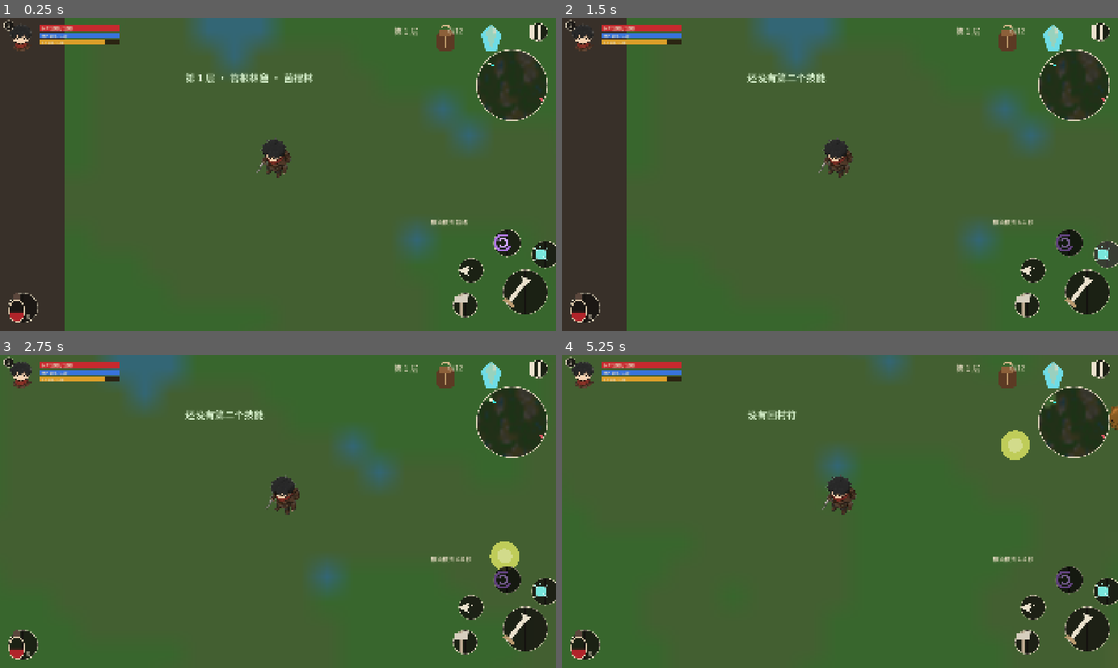
Above: before the commit, frames 1-4 (two rows, left to right).
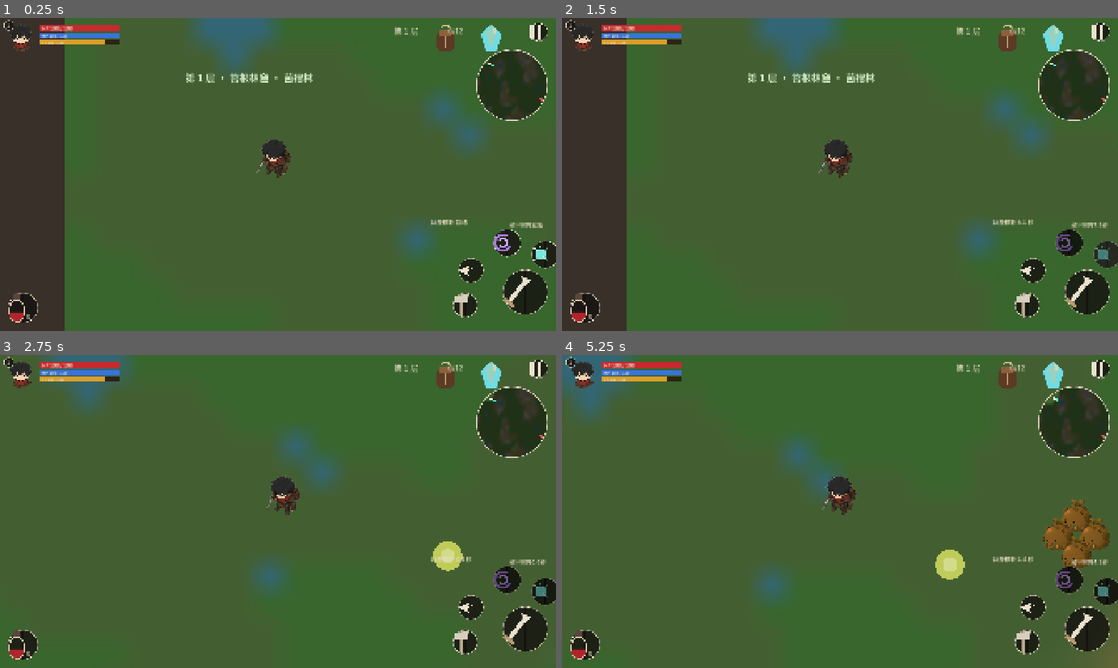
Above: after the commit, the same moments.

Repository: 7mouse/stellar-abyss-greybox
Game: Godot game, scene res://scenes/floor/floor.tscn
Same seed, same stepped clock (60 frames per second), same inputs: the game is played once before the commit and once after it. This scene is started directly instead of the project's main scene.
Inputs (mouse positions are in pixels of both pictures, inside the frame that each line leads up to):
- Up to frame 1 (0.25 s): no input
- Up to frame 2 (1.5 s): click (1067, 243) at 0.5 s; click (1106, 255) at 1.27 s
- Up to frame 3 (2.75 s): tap Enter (ui_accept) at 2, 2.27 s; move the mouse to (400, 495) at 2.02 s; hold D (move_right) from 2.03 s (still down); hold J (attack) from 2.03 s (still down); click (400, 495) at 2.17 s; tap Space (dash) at 2.3 s
- Up to frame 4 (5.25 s): move the mouse to (728, 527) at 2.77 s; release D (move_right) at 2.78 s; release J (attack) at 2.78 s; hold S (move_down) 2.78-3.53 s; tap Space (dash) at 2.85 s; click (728, 527) at 2.92 s; tap Enter (ui_accept) at 3.02, 4.52 s; tap R (recall) at 3.05 s; move the mouse to (895, 442) at 3.52 s; hold D (move_right) 3.53-4.28 s; hold R (recall) 3.53-4.28 s; click (895, 442) at 3.67 s; tap Q at 3.8, 4.35 s; move the mouse to (812, 574) at 4.27 s; hold W (move_up) 4.28-5.03 s; click (812, 574) at 4.42 s; tap J (attack) at 4.55 s; move the mouse to (1006, 558) at 5.02 s; hold A (move_left) from 5.03 s (still down); hold J (attack) from 5.03 s (still down); click (1006, 558) at 5.17 s

The runs differ from the first frame. In frame 1, 0.1% of the frame differs, in the area x 77-98%, y 64-68%; in frame 2, 0.7%; in frame 3, 6.3%, in the area x 8-100%, y 0-81%; in frame 4, 6.0%.

Commit message:
技能：破甲突刺、重击标记和孢子菇后撤
技能 2 绑到键盘 R 和手柄 RB，物理按键优先突刺，回村动作事件仍可用。回身横斩、破甲突刺和普攻第 3 段记为重击。

Co-authored-by: Mr.mouse <7mouse@users.noreply.github.com>

Diff:
--- a/autoload/game.gd
+++ b/autoload/game.gd
@@ -14,6 +14,7 @@
 var player_stats: PlayerStats = preload("res://data/player_stats.tres")
 var attacks: Array[AttackData] = [preload("res://data/attacks/light_1.tres"), preload("res://data/attacks/light_2.tres"), preload("res://data/attacks/light_3.tres")]
 var skill: AttackData = preload("res://data/attacks/skill_sweep.tres")
+var skill2: AttackData = preload("res://data/attacks/skill_thrust.tres")
 var enemies := {"mushling": preload("res://data/enemies/mushling.tres"), "rootshot": preload("res://data/enemies/rootshot.tres"), "shellbug": preload("res://data/enemies/shellbug.tres")}
 var floors: Array[FloorData] = [preload("res://data/floors/floor_1.tres"), preload("res://data/floors/floor_2.tres"), preload("res://data/floors/floor_3.tres")]
 var affixes := {"frenzy": preload("res://data/guards/affix_frenzy.tres"), "summon": preload("res://data/guards/affix_summon.tres"), "hardshell": preload("res://data/guards/affix_hardshell.tres"), "spore": preload("res://data/guards/affix_spore.tres")}
@@ -291,6 +292,8 @@
 	_action("attack", [KEY_J], [JOY_BUTTON_X], -1, 0.0, MOUSE_BUTTON_LEFT)
 	_action("dash", [KEY_SPACE, KEY_SHIFT], [JOY_BUTTON_A])
 	_action("skill", [KEY_K, KEY_Q], [JOY_BUTTON_Y], -1, 0.0, MOUSE_BUTTON_RIGHT)
+	## 与 recall 共用 R / RB。物理按键优先技能 2；只发 recall 动作事件时仍回村。
+	_action("skill2", [KEY_R], [JOY_BUTTON_RIGHT_SHOULDER])
 	_action("interact", [KEY_E, KEY_F], [JOY_BUTTON_B])
 	_action("recall", [KEY_R], [JOY_BUTTON_RIGHT_SHOULDER])
 	_action("debug_toggle", [KEY_F1, KEY_QUOTELEFT], [JOY_BUTTON_BACK])
--- a/data/attacks/light_3.tres
+++ b/data/attacks/light_3.tres
@@ -12,6 +12,7 @@
 recovery = 0.22
 attack_range = 110.0
 arc_deg = 160.0
+is_heavy = true
 knockback = 140.0
 cooldown = 0.0
 stagger_sec = 0.0
--- a/data/attacks/skill_sweep.tres
+++ b/data/attacks/skill_sweep.tres
@@ -5,7 +5,8 @@
 [resource]
 script = ExtResource("s")
 id = "skill_sweep"
-display_name = "根须横扫"
+display_name = "回身横斩"
+is_heavy = true
 damage = 40
 windup = 0.2
 active = 0.1
--- /dev/null
+++ b/data/attacks/skill_thrust.tres
@@ -0,0 +1,23 @@
+[gd_resource type="Resource" script_class="AttackData" format=3]
+
+[ext_resource type="Script" path="res://scripts/resources/attack_data.gd" id="s"]
+
+[resource]
+script = ExtResource("s")
+id = "skill_thrust"
+display_name = "破甲突刺"
+damage = 30
+windup = 0.25
+active = 0.12
+recovery = 0.3
+attack_range = 180.0
+arc_deg = 0.0
+width = 60.0
+lunge_px = 140.0
+poise_dmg_mult = 3.0
+is_heavy = true
+knockback = 100.0
+cooldown = 8.0
+stagger_sec = 0.3
+hitstop_sec = 0.05
+combo_reset = 0.6
--- a/data/enemies/mushling.tres
+++ b/data/enemies/mushling.tres
@@ -6,7 +6,9 @@
 [resource]
 script = ExtResource("s")
 id = "mushling"
-display_name = "菌菇小鬼"
+display_name = "发芽野猪"
+attack_active = 0.12
+recover_sec = 0.35
 max_hp = 30
 damage = 6
 move_speed = 170.0
--- a/data/enemies/rootshot.tres
+++ b/data/enemies/rootshot.tres
@@ -6,7 +6,10 @@
 [resource]
 script = ExtResource("s")
 id = "rootshot"
-display_name = "根须射手"
+display_name = "根须孢子菇"
+attack_active = 0.12
+recover_sec = 0.35
+retreat_cd = 3.0
 max_hp = 22
 damage = 5
 move_speed = 120.0
--- a/data/enemies/shellbug.tres
+++ b/data/enemies/shellbug.tres
@@ -6,7 +6,7 @@
 [resource]
 script = ExtResource("s")
 id = "shellbug"
-display_name = "硬壳甲虫"
+display_name = "史莱姆"
 max_hp = 70
 damage = 12
 move_speed = 80.0
--- a/scenes/actors/enemy_base.gd
+++ b/scenes/actors/enemy_base.gd
@@ -39,6 +39,9 @@
 var invulnerable := false
 var aggro := true
 var _lunge_left := 0.0
+var retreat_cd_left := 0.0
+var retreat_left := 0.0
+var retreats := 0 ## 被贴近后撤的次数（冷却内不再次触发）
 var feel_flash_t := 0.0
 var feel_moss := false
 var _windup_started := 0.0
@@ -153,6 +156,7 @@
 	slow_left = maxf(0.0, slow_left - delta)
 	hz_slow_left = maxf(0.0, hz_slow_left - delta)
 	cooldown = maxf(0.0, cooldown - delta)
+	retreat_cd_left = maxf(0.0, retreat_cd_left - delta)
 	if target == null or not is_instance_valid(target):
 		var ps := get_tree().get_nodes_in_group("player")
 		target = ps[0] if not ps.is_empty() else null
@@ -273,6 +277,17 @@
 	facing = to.normalized() if dist > 1 else facing
 	var dir := nav_dir(target.global_position, delta)
 	if data.id == "rootshot":
+		if data.retreat_cd > 0.0 and dist <= 160.0 and retreat_cd_left <= 0.0 and retreat_left <= 0.0:
+			retreat_left = 90.0
+			retreat_cd_left = data.retreat_cd
+			retreats += 1
+		if retreat_left > 0.0:
+			var away := -to.normalized() if dist > 1.0 else -facing
+			var step := minf(retreat_left, speed() * delta)
+			retreat_left -= step
+			move_and_collide(away * step)
+			velocity = Vector2.ZERO
+			return
 		if dist < data.keep_distance:
 			dir = nav_dir(global_position - to.normalized() * 160.0, delta) ## 后退目标点同样走导航
 		elif dist <= data.attack_range:
@@ -356,7 +371,10 @@
 	if hp <= 0:
 		_die()
 		return true
-	poise_acc += real
+	var poise_mult := 1.0
+	if src and src.get("poise_dmg_mult") != null:
+		poise_mult = float(src.poise_dmg_mult)
+	poise_acc += real * poise_mult
 	if poise_acc >= poise or stagger > 0.0:
 		poise_acc = 0.0
 		hitbox.end()
--- a/scenes/actors/guard.gd
+++ b/scenes/actors/guard.gd
@@ -1,6 +1,6 @@
 class_name Guard
 extends EnemyBase
-## 层主 = 敌人模板 × 词缀 × 配色。词缀：狂暴（攻速 +30%）、召唤（每 10 秒 2 只菌菇小鬼）、硬壳（poise +100%，背后受伤 ×1.5）、孢子（重砸后落点留 2 秒孢子云）
+## 层主 = 敌人模板 × 词缀 × 配色。词缀：狂暴（攻速 +30%）、召唤（每 10 秒 2 只发芽野猪）、硬壳（poise +100%，背后受伤 ×1.5）、孢子（重砸后落点留 2 秒孢子云）
 ## 二阶段：HP 降到 phase2_hp_ratio 时 1 秒演出（无敌），之后加 phase2_affix
 ## T4 接线：冲撞预警线出现的那一帧调用 hook_charge_telegraph(预警线节点)。
 ## 当前层主还没有冲撞，普通前摇不会自动调用。
--- a/scenes/actors/player.gd
+++ b/scenes/actors/player.gd
@@ -39,6 +39,9 @@
 var phase_t := 0.0
 var attack_buffered := false
 var skill_cd_left := 0.0
+var skill2_cd_left := 0.0
+var _lunge_left := 0.0
+var _lunge_dir := Vector2.RIGHT
 var hurt_t := 0.0
 var kb_vel := Vector2.ZERO
 var _mouse_aim_t := -10.0
@@ -182,6 +185,8 @@
 		try_attack()
 	elif e.is_action_pressed("skill"):
 		try_skill()
+	elif e.is_action_pressed("skill2"):
+		try_skill2()
 
 # ---------- 动作 ----------
 func try_attack() -> bool:
@@ -216,6 +221,24 @@
 	phase = "windup"
 	phase_t = 0.0
 	skill_cd_left = skill_cooldown()
+	_lunge_left = 0.0
+	return true
+
+func try_skill2() -> bool:
+	if state in [S.DEAD, S.HURT, S.DASH, S.SKILL] or skill2_cd_left > 0.0:
+		return false
+	if Game.skill2 == null:
+		return false
+	if state == S.ATTACK:
+		hitbox.end()
+	_update_facing()
+	atk = Game.skill2
+	NoiseBus.emit_kind(global_position, "combat")
+	state = S.SKILL
+	phase = "windup"
+	phase_t = 0.0
+	_lunge_left = 0.0
+	skill2_cd_left = Game.skill2.cooldown
 	return true
 
 func try_dash() -> bool:
@@ -272,6 +295,7 @@
 	dash_iframe_left = maxf(0.0, dash_iframe_left - delta)
 	hit_flash_t = maxf(0.0, hit_flash_t - delta)
 	skill_cd_left = maxf(0.0, skill_cd_left - delta)
+	skill2_cd_left = maxf(0.0, skill2_cd_left - delta)
 	combo_timer = maxf(0.0, combo_timer - delta)
 	for k in dash_cd.size():
 		dash_cd[k] = maxf(0.0, dash_cd[k] - delta)
@@ -325,19 +349,36 @@
 func _tick_attack(delta: float) -> void:
 	phase_t += delta
 	var seg := combo_i if state == S.ATTACK else -1
+	var active_dt := 0.0
 	if phase == "windup" and phase_t >= atk.windup:
 		phase = "active"
 		phase_t -= atk.windup
+		active_dt = minf(phase_t, atk.active)
 		hitbox.knockback = atk.knockback
 		hitbox.stagger_sec = atk.stagger_sec
 		hitbox.slow_sec = float(mods.get("skill_slow_sec", 0)) if state == S.SKILL else 0.0
 		HitFeedback.begin_swing()
 		hitbox.begin(attack_damage(atk, seg), atk.attack_range, atk.arc_deg, facing)
+		hitbox.width = atk.width
+		hitbox.poise_dmg_mult = atk.poise_dmg_mult
+		hitbox.is_heavy = atk.is_heavy
+		if atk.lunge_px > 0.0:
+			_lunge_left = atk.lunge_px
+			_lunge_dir = facing
 		hitbox.check()
+	elif phase == "active":
+		active_dt = delta
+		if phase_t >= atk.active:
+			active_dt = maxf(0.0, delta - (phase_t - atk.active))
+	if phase == "active" and _lunge_left > 0.0 and active_dt > 0.0 and atk.lunge_px > 0.0:
+		var step := minf(_lunge_left, atk.lunge_px / atk.active * active_dt)
+		var col := move_and_collide(_lunge_dir * step)
+		_lunge_left -= step if col == null else col.get_travel().length()
 	if phase == "active" and phase_t >= atk.active:
 		phase = "recovery"
 		phase_t -= atk.active
 		hitbox.end()
+		_lunge_left = 0.0
 	if phase == "recovery" and phase_t >= atk.recovery:
 		if state == S.ATTACK:
 			var finished := combo_i
--- a/scenes/combat/hitbox.gd
+++ b/scenes/combat/hitbox.gd
@@ -14,6 +14,9 @@
 var dir := Vector2.RIGHT
 var stagger_sec := 0.0
 var slow_sec := 0.0
+var width := 0.0 ## >0：朝向矩形（长 radius、宽 width）
+var poise_dmg_mult := 1.0
+var is_heavy := false
 var source: Node
 var source_name := ""
 var active := false
@@ -26,6 +29,9 @@
 	radius = p_radius
 	arc_deg = p_arc
 	dir = p_dir.normalized() if p_dir.length() > 0.01 else Vector2.RIGHT
+	width = 0.0
+	poise_dmg_mult = 1.0
+	is_heavy = false
 	hit.clear()
 	active = true
 
@@ -52,7 +58,8 @@
 			continue
 		if hit_once_per_target and hit.has(hb.owner_actor):
 			continue
-		if hb.overlaps_sector(global_position, dir, radius, arc_deg):
+		var overlapped: bool = hb.overlaps_rect(global_position, dir, radius, width) if width > 0.0 else hb.overlaps_sector(global_position, dir, radius, arc_deg)
+		if overlapped:
 			hit[hb.owner_actor] = true
 			var kb_len := knockback
 			var event := ""
@@ -71,7 +78,14 @@
 		for p in get_tree().get_nodes_in_group("projectiles"):
 			if is_instance_valid(p) and p.team != team:
 				var d: Vector2 = p.global_position - global_position
-				if d.length() <= radius + p.radius and (arc_deg >= 360.0 or absf(rad_to_deg(dir.angle_to(d))) <= arc_deg / 2.0 + 15.0):
+				var in_vol := false
+				if width > 0.0:
+					var along := d.dot(dir)
+					var side := absf(d.dot(Vector2(-dir.y, dir.x)))
+					in_vol = along >= -p.radius and along <= radius + p.radius and side <= width * 0.5 + p.radius
+				else:
+					in_vol = d.length() <= radius + p.radius and (arc_deg >= 360.0 or absf(rad_to_deg(dir.angle_to(d))) <= arc_deg / 2.0 + 15.0)
+				if in_vol:
 					p.destroy()
 
 func _draw() -> void:
--- a/scenes/combat/hurtbox.gd
+++ b/scenes/combat/hurtbox.gd
@@ -21,6 +21,14 @@
 
 func overlaps_circle(c: Vector2, r: float) -> bool:
 	return _norm(c).length() <= r + rx
+
+## 朝向矩形：从 origin 沿 dir 长 length、宽 width，椭圆按半径外扩
+func overlaps_rect(origin: Vector2, dir: Vector2, length: float, width: float) -> bool:
+	var axis := dir.normalized() if dir.length() > 0.01 else Vector2.RIGHT
+	var d := global_position - origin
+	var along := d.dot(axis)
+	var side := absf(d.dot(Vector2(-axis.y, axis.x)))
+	return along >= -rx and along <= length + rx and side <= width * 0.5 + ry
 
 func overlaps_sector(origin: Vector2, dir: Vector2, r: float, arc_deg: float) -> bool:
 	var d := global_position - origin
--- a/scenes/floor/floor.gd
+++ b/scenes/floor/floor.gd
@@ -516,10 +516,16 @@
 		hold_t = 0.0
 		it.cb.call()
 
+## 物理 R / RB 同时绑了技能 2 和回村符。技能 2 吃掉这次按键；单独的 recall 动作事件仍回村。
+func skill2_takes_key(e: InputEvent) -> bool:
+	if e is InputEventAction:
+		return e.action == "skill2"
+	return e.is_action("skill2")
+
 func _unhandled_input(e: InputEvent) -> void:
 	if get_tree().paused:
 		return
-	if e.is_action_pressed("recall"):
+	if e.is_action_pressed("recall") and not skill2_takes_key(e):
 		try_recall()
 	elif channeling and e.is_action_pressed("ui_cancel"):
 		interrupt_recall()
--- a/scenes/ui/hud.gd
+++ b/scenes/ui/hud.gd
@@ -23,6 +23,7 @@
 var info: Label
 var skill_box: Control
 var skill_label: Label
+var skill2_label: Label
 var prompt: Label
 var toast: Label
 var boss_back: ColorRect
@@ -115,9 +116,10 @@
 	heavy_btn = _btn(Vector2(1564, 948), Vector2(86, 86), "heavy", func(): show_toast("还没有重攻击"))
 	dash_btn = _btn(Vector2(1584, 828), Vector2(86, 86), "dash", _press_dash)
 	skill_box = _btn(Vector2(1704, 728), Vector2(96, 96), "skill", _press_skill)
-	skill2_btn = _btn(Vector2(1836, 768), Vector2(96, 96), "skill2", func(): show_toast("还没有第二个技能"))
+	skill2_btn = _btn(Vector2(1836, 768), Vector2(96, 96), "skill2", _press_skill2)
 	attack_btn = _btn(Vector2(1736, 868), Vector2(156, 156), "attack", _press_attack)
 	skill_label = UI.label(self, "", Vector2(1488, 688), 20, CREAM)
+	skill2_label = UI.label(self, "", Vector2(1760, 700), 18, CREAM)
 
 func _icon(parent: Node, name: String, pos: Vector2, px: float) -> TextureRect:
 	var t := TextureRect.new()
@@ -200,6 +202,11 @@
 		return
 	player.try_skill()
 
+func _press_skill2() -> void:
+	if _we_paused or player == null:
+		return
+	player.try_skill2()
+
 func show_boss(g: Node) -> void:
 	var on := g != null and is_instance_valid(g)
 	boss_back.visible = on
@@ -227,9 +234,16 @@
 	hp_text.text = "HP %d / %d" % [player.hp, player.max_hp]
 	level_label.text = str(Game.level())
 	var cd := player.skill_cd_left
-	skill_label.text = "根须横扫 " + ("就绪" if cd <= 0.0 else "%.1f 秒" % cd)
+	var name1 := Game.skill.display_name if Game.skill else "技能"
+	skill_label.text = name1 + " " + ("就绪" if cd <= 0.0 else "%.1f 秒" % cd)
 	if skill_box is CanvasItem:
 		skill_box.modulate = Color.WHITE if cd <= 0.0 else Color(0.55, 0.55, 0.55)
+	var cd2 := player.skill2_cd_left
+	var name2 := Game.skill2.display_name if Game.skill2 else "技能 2"
+	if skill2_label:
+		skill2_label.text = name2 + " " + ("就绪" if cd2 <= 0.0 else "%.1f 秒" % cd2)
+	if skill2_btn:
+		skill2_btn.modulate = Color.WHITE if cd2 <= 0.0 else Color(0.55, 0.55, 0.55)
 	if dash_btn:
 		dash_btn.modulate = Color.WHITE if player.charges_ready() > 0 else Color(0.45, 0.45, 0.45)
 	var r := Game.run
--- a/scripts/debug_panel.gd
+++ b/scripts/debug_panel.gd
@@ -42,6 +42,8 @@
 	for a in g.attacks:
 		_section("攻击", a.display_name, a)
 	_section("攻击", g.skill.display_name, g.skill)
+	if g.skill2:
+		_section("攻击", g.skill2.display_name, g.skill2)
 	for id in g.enemies:
 		_section("敌人：" + g.enemies[id].display_name, g.enemies[id].display_name, g.enemies[id])
 	for fd in g.floors:
@@ -394,7 +396,7 @@
 
 func export_all() -> Array:
 	var out := []
-	var list: Array = [load("res://data/aggro_rules.tres"), Game.player_stats, Game.skill, Game.clues, Lineage.legacy_rules, Lineage.vault_rules, Lineage.meta_rules, Game.recall]
+	var list: Array = [load("res://data/aggro_rules.tres"), Game.player_stats, Game.skill, Game.skill2, Game.clues, Lineage.legacy_rules, Lineage.vault_rules, Lineage.meta_rules, Game.recall]
 	list += Game.attacks
 	list += Game.enemies.values()
 	list += Game.floors
--- a/scripts/input_glyph.gd
+++ b/scripts/input_glyph.gd
@@ -30,6 +30,5 @@
 static func skill() -> String:
 	return "Y" if device == "pad" else "K"
 
-## T2 会把技能 2「破甲突刺」绑到这组键。现在还没有这个动作，提示先按这里显示。
 static func skill2() -> String:
 	return "RB" if device == "pad" else "R"
--- a/scripts/resources/attack_data.gd
+++ b/scripts/resources/attack_data.gd
@@ -10,6 +10,10 @@
 @export var recovery := 0.16
 @export var attack_range := 90.0
 @export var arc_deg := 120.0 ## ≥360 表示以自身为圆心的圆
+@export var width := 0.0 ## >0 时判定改为朝向矩形：长 attack_range、宽 width，穿透路径上的敌人
+@export var lunge_px := 0.0 ## 判定期间沿朝向前冲的距离；冲刺中没有无敌
+@export var poise_dmg_mult := 1.0 ## 削韧倍率（伤害 × 此值累进 poise）
+@export var is_heavy := false ## 重击：普攻第 3 段、技能 1、技能 2
 @export var knockback := 0.0
 @export var cooldown := 0.0
 @export var hitstop_sec := 0.05
--- a/scripts/resources/enemy_data.gd
+++ b/scripts/resources/enemy_data.gd
@@ -16,11 +16,12 @@
 @export var color := Color(0.8, 0.5, 0.3)
 @export var size := Vector2(40, 48)
 @export_group("行为")
-@export var lunge_distance := 110.0 ## 菌菇小鬼冲撞
+@export var lunge_distance := 110.0 ## 发芽野猪扑撞
 @export var lunge_time := 0.15
-@export var keep_distance := 320.0 ## 射手保持距离
+@export var keep_distance := 320.0 ## 孢子菇保持距离
 @export var projectile_speed := 320.0
-@export var slam_arc_deg := 100.0 ## 甲虫重砸扇形
-@export var attack_active := 0.12
+@export var slam_arc_deg := 100.0 ## 史莱姆重拍扇形
+@export var attack_active := 0.12 ## 判定时长；野猪扑撞仍走 lunge_time
 @export var recover_sec := 0.35
 @export var hurt_sec := 0.3
+@export var retreat_cd := 0.0 ## 孢子菇被贴近后撤一次的冷却；0 = 不后撤
--- a/tests/test_runner.gd
+++ b/tests/test_runner.gd
@@ -76,6 +76,7 @@
 	test_save()
 	await test_player()
 	await test_attacks()
+	await test_skill2()
 	await test_enemies()
 	await test_guards_and_exit()
 	await test_boons()
@@ -460,9 +461,115 @@
 	p.try_skill()
 	await until(func(): return not (p.state == Player.S.SKILL))
 	await frames(2)
-	check(b3 - e.hp == 40 and p.skill_cd_left > 5.0, "根须横扫造成 40 伤害，进入 6 秒冷却")
+	check(b3 - e.hp == 40 and p.skill_cd_left > 5.0, "回身横斩造成 40 伤害，进入 6 秒冷却")
 	check("秒" in hud.skill_text(), "技能冷却显示在 HUD：%s" % hud.skill_text())
 	check(not p.try_skill(), "冷却中不能再放")
+
+func test_skill2() -> void:
+	print("== T2 破甲突刺 / 重击 / 后撤 ==")
+	if arena and is_instance_valid(arena):
+		arena.queue_free()
+		await frames(2)
+	Lineage.wipe()
+	plain()
+	Game.run = null
+	check(Game.attacks[0].is_heavy == false and Game.attacks[1].is_heavy == false and Game.attacks[2].is_heavy and Game.skill.is_heavy and Game.skill2.is_heavy, "is_heavy 只在普攻第 3 段、回身横斩、破甲突刺上为 true")
+	check(Game.skill.display_name == "回身横斩" and Game.skill2.display_name == "破甲突刺" and is_equal_approx(Game.skill2.cooldown, 8.0) and is_equal_approx(Game.skill2.lunge_px, 140.0) and is_equal_approx(Game.skill2.poise_dmg_mult, 3.0) and is_equal_approx(Game.skill2.width, 60.0), "技能 2：破甲突刺，冷却 8、位移 140、削韧 ×3、宽 60")
+	check(is_equal_approx(Game.enemies.mushling.attack_active, 0.12) and is_equal_approx(Game.enemies.mushling.recover_sec, 0.35) and is_equal_approx(Game.enemies.rootshot.recover_sec, 0.35) and is_equal_approx(Game.enemies.rootshot.retreat_cd, 3.0), "野猪/孢子菇的判定和后摇沿用原默认，孢子菇后撤冷却 3 秒")
+	var key_ok := false
+	var joy_ok := false
+	for ev in InputMap.action_get_events("skill2"):
+		if ev is InputEventKey and ev.physical_keycode == KEY_R:
+			key_ok = true
+		if ev is InputEventJoypadButton and ev.button_index == JOY_BUTTON_RIGHT_SHOULDER:
+			joy_ok = true
+	check(key_ok and joy_ok, "技能 2：键盘 R，手柄 RB")
+	await make_arena()
+	var floor_probe = load("res://scenes/floor/floor.gd").new()
+	var key_ev := InputEventKey.new()
+	key_ev.physical_keycode = KEY_R
+	key_ev.pressed = true
+	var recall_ev := InputEventAction.new()
+	recall_ev.action = "recall"
+	recall_ev.pressed = true
+	check(floor_probe.skill2_takes_key(key_ev) and not floor_probe.skill2_takes_key(recall_ev), "物理 R 交给技能 2；单独的 recall 动作事件仍可回村")
+	floor_probe.free()
+	var p := await make_player()
+	p.facing = Vector2.RIGHT
+	p.sim_aim = Vector2.RIGHT
+	p.sim_move = Vector2.ZERO
+	var action := InputEventAction.new()
+	action.action = "skill2"
+	action.pressed = true
+	p._unhandled_input(action)
+	check(p.state == Player.S.SKILL and p.atk == Game.skill2 and p.skill2_cd_left > 7.5 and p.iframe_left <= 0.0, "skill2 动作进入破甲突刺，冷却从 8 秒起，位移中没有无敌")
+	check(not p.try_skill2(), "技能 2 冷却中不能再放")
+	var origin := p.global_position
+	await until(func(): return p.state != Player.S.SKILL)
+	var travelled := p.global_position.distance_to(origin)
+	check(absf(travelled - 140.0) <= 5.0, "技能 2 位移 %.1f px（140±5）" % travelled)
+	await secs(0.2)
+	p.global_position = Vector2.ZERO
+	p.skill2_cd_left = 0.0
+	var a := await make_enemy("mushling", Vector2(50, 0), 500)
+	var b := await make_enemy("mushling", Vector2(130, 8), 500)
+	a.aggro = false
+	b.aggro = false
+	a.set_physics_process(false)
+	b.set_physics_process(false)
+	var ha := a.hp
+	var hb := b.hp
+	p.try_skill2()
+	await until(func(): return p.state != Player.S.SKILL)
+	check(ha - a.hp == 30 and hb - b.hp == 30, "技能 2 穿透路径上的两个敌人，各 30 伤害（%d / %d）" % [ha - a.hp, hb - b.hp])
+	p.global_position = Vector2.ZERO
+	p.skill2_cd_left = 0.0
+	var saved_stagger := Game.skill2.stagger_sec
+	Game.skill2.stagger_sec = 0.0
+	var soft := await make_enemy("shellbug", Vector2(70, 0), 999)
+	var hard := await make_enemy("shellbug", Vector2(70, 16), 999)
+	soft.aggro = false
+	hard.aggro = false
+	soft.set_physics_process(false)
+	hard.set_physics_process(false)
+	soft.poise = 89.0
+	soft.poise_acc = 0.0
+	hard.poise = 91.0
+	hard.poise_acc = 0.0
+	p.try_skill2()
+	await until(func(): return p.state != Player.S.SKILL)
+	check(soft.state == EnemyBase.S.HURT and hard.state != EnemyBase.S.HURT and is_equal_approx(hard.poise_acc, 90.0), "技能 2 削韧 30×3=90：poise 89 硬直，poise 91 累进 %.0f" % hard.poise_acc)
+	var src := Src.new()
+	arena.add_child(src)
+	var plain_bug := await make_enemy("shellbug", Vector2(-200, 0), 999)
+	plain_bug.aggro = false
+	plain_bug.set_physics_process(false)
+	plain_bug.poise = 91.0
+	plain_bug.take_hit(30, src, Vector2.ZERO)
+	check(plain_bug.state != EnemyBase.S.HURT and is_equal_approx(plain_bug.poise_acc, 30.0) and is_equal_approx(hard.poise_acc / plain_bug.poise_acc, 3.0), "同样 30 伤害，普攻削韧是技能 2 的 1/3")
+	Game.skill2.stagger_sec = saved_stagger
+	# 孢子菇被贴近后撤一次，3 秒内不再次
+	for e in [a, b, soft, hard, plain_bug]:
+		if is_instance_valid(e):
+			e.queue_free()
+	await frames(2)
+	p.global_position = Vector2.ZERO
+	var rs := await make_enemy("rootshot", Vector2(100, 0))
+	rs.cooldown = 99.0
+	rs.aggro = true
+	rs.target = p
+	await secs(0.9)
+	var n1 := rs.retreats
+	var away := rs.global_position.distance_to(p.global_position) > 140.0
+	rs.retreat_left = 0.0
+	rs.global_position = p.global_position + Vector2(80, 0)
+	await secs(0.4)
+	var n2 := rs.retreats
+	rs.retreat_cd_left = 0.0
+	rs.retreat_left = 0.0
+	rs.global_position = p.global_position + Vector2(80, 0)
+	await secs(0.4)
+	check(n1 == 1 and away and n2 == 1 and rs.retreats == 2, "孢子菇贴近后撤 1 次（冷却内不再次，冷却结束再撤）：%d → %d → %d" % [n1, n2, rs.retreats])
 
 # ---------------- T4 敌人 ----------------
 func test_enemies() -> void:
@@ -524,8 +631,8 @@
 	f.player.try_attack()
 	await secs(0.3)
 	f.player.sim_aim = Vector2.ZERO
-	check(not is_instance_valid(pr), "根须射手的子弹可以被普攻打消")
-	# poise：甲虫 30 poise，一下 10 不硬直
+	check(not is_instance_valid(pr), "根须孢子菇的子弹可以被普攻打消")
+	# poise：史莱姆 30 poise，一下 10 不硬直
 	var sb: EnemyBase = f.spawn_enemy("shellbug", f.player.global_position + Vector2(300, 0))
 	await frames(2)
 	var src := Src.new()
@@ -534,12 +641,12 @@
 	var no_stagger := sb.state != EnemyBase.S.HURT
 	sb.take_hit(10, src, Vector2.ZERO)
 	sb.take_hit(10, src, Vector2.ZERO)
-	check(no_stagger and sb.state == EnemyBase.S.HURT, "硬壳甲虫 poise 30：累计 30 伤害才硬直")
+	check(no_stagger and sb.state == EnemyBase.S.HURT, "史莱姆 poise 30：累计 30 伤害才硬直")
 	var mu: EnemyBase = f.spawn_enemy("mushling", f.player.global_position + Vector2(-300, 0))
 	await frames(2)
 	mu.take_hit(1, src, Vector2.ZERO)
 	check(mu.state == EnemyBase.S.HURT, "普通怪 poise 0：一下就硬直")
-	check(Game.enemies.mushling.max_hp == 30 and roundi(30 * Game.floors[2].hp_scale()) == 47 and roundi(12 * Game.floors[2].dmg_scale()) == 15, "楼层成长：小鬼 HP 30→第 3 层 47，甲虫伤害 12→15")
+	check(Game.enemies.mushling.max_hp == 30 and roundi(30 * Game.floors[2].hp_scale()) == 47 and roundi(12 * Game.floors[2].dmg_scale()) == 15, "楼层成长：发芽野猪 HP 30→第 3 层 47，史莱姆伤害 12→15")
 	for e in get_tree().get_nodes_in_group("enemies"):
 		e.queue_free()
 	check(not get_tree().paused, "T4 结束时游戏没有被弹窗暂停")
@@ -602,7 +709,7 @@
 	f.guard.summon_t = 9.99
 	await secs(0.2)
 	var sums: Array = f.guard_zone_enemies()
-	check(sums.size() == 2 and sums.all(func(e): return f.guard_rect.has_point(e.home_pos) and e.home_pos.distance_to(f.player.global_position) >= 159.0), "召唤：一次召 2 只菌菇小鬼，刷在层主区内、离主角 ≥ 160px")
+	check(sums.size() == 2 and sums.all(func(e): return f.guard_rect.has_point(e.home_pos) and e.home_pos.distance_to(f.player.global_position) >= 159.0), "召唤：一次召 2 只发芽野猪，刷在层主区内、离主角 ≥ 160px")
 	Game.clues.log_repeat_chance = 0.0
 	await kill_guard(f)
 	await frames(1)
@@ -1629,7 +1736,7 @@
 			await frames(2)
 			rs._shoot(Vector2.LEFT)
 			await secs(0.6)
-			check(get_tree().get_nodes_in_group("projectiles").is_empty(), "根须射手朝墙开火，子弹在墙上消失")
+			check(get_tree().get_nodes_in_group("projectiles").is_empty(), "根须孢子菇朝墙开火，子弹在墙上消失")
 			rs.queue_free()
 		Game.god_mode = false
 	await frames(2)
@@ -1937,7 +2044,7 @@
 		if not space.intersect_ray(q).is_empty() and f.guard_rect.has_point(c):
 			blocked += 1
 	check(L.root_pillars.size() == 4 and blocked == 4 and MapGen.blocks_sight(MapGen.T_ROOT), "根须射手王：场地 4 根根柱，%d 根挡住视线 / 子弹射线（OPAQUE 层）" % blocked)
-	check(g.gdata.minions == "mushling:2" and is_equal_approx(g.active_affixes[0].summon_every, 10.0), "小弟：菌菇小鬼 ×2，每 10 秒召唤")
+	check(g.gdata.minions == "mushling:2" and is_equal_approx(g.active_affixes[0].summon_every, 10.0), "小弟：发芽野猪 ×2，每 10 秒召唤")
 	await kill_guard(f)
 	await until(func(): return f.exit_active)
 
@@ -2159,7 +2266,7 @@
 	Game.run = Run.new()
 	Game.run.seed = 7
 	Game.run.depth = 2
-	check(rules.roll_elite("shellbug", "elite-ok") and Game.run.charm_source == "elite" and Game.run.unsealed_count(RecallCharm.ITEM_ID) == 1, "精英（硬壳甲虫）按精英概率掉符，来源记为 elite")
+	check(rules.roll_elite("shellbug", "elite-ok") and Game.run.charm_source == "elite" and Game.run.unsealed_count(RecallCharm.ITEM_ID) == 1, "精英（史莱姆）按精英概率掉符，来源记为 elite")
 	check(rules.roll_chest("after-elite") and Game.run.sealed_count(RecallCharm.ITEM_ID) == 1, "已经有符时宝箱继续掷，多出来的那张封印")
 	# 封印的第二张不能用；存进去就解开。进层最多带 1 张
 	check(rules.can_use() and rules.consume() and Game.run.charm_uses == 1 and Game.run.unsealed_count(RecallCharm.ITEM_ID) == 0 and Game.run.sealed_count(RecallCharm.ITEM_ID) == 1, "用掉没封印的那张，封印的还在")
@@ -2622,7 +2729,7 @@
 	e.aggro = false
 	e.set_physics_process(false)
 	p.try_attack()
-	check(await until(func(): return e.hp < 500), "普攻打中菌菇小鬼")
+	check(await until(func(): return e.hp < 500), "普攻打中发芽野猪")
 	check(absf(e.velocity.length() - 100.0) < 1.0 and e.feel_flash_t > 0.0, "普攻 1 击退 20px（速度 %.1f）、受击闪白 %.0f ms" % [e.velocity.length(), e.feel_flash_t * 1000.0])
 	Settings.set_camera_shake(saved_shake)
 	Settings.set_hitstop_enabled(saved_hs)
Binary file changed: assets/fonts/NotoSansSC-Greybox.ttf
